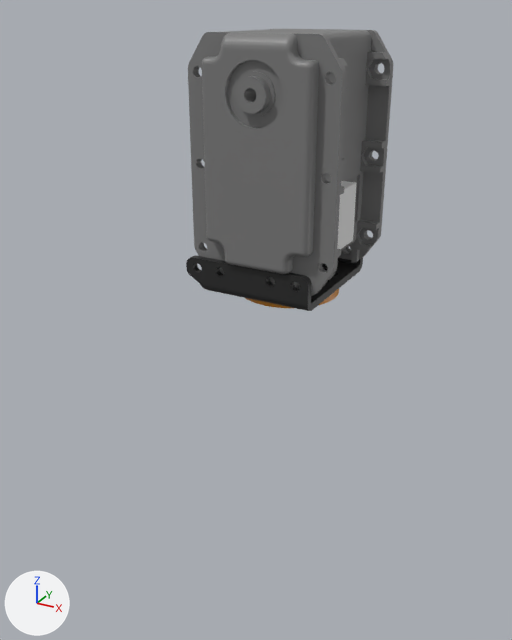
The COLLADA model vector_common/vector_description/meshes/sensors/visual/tilt_actuator.dae as it was, and as the next commit left it.
Rendered twice from a 50 mm camera at (0.0821, -0.1685, 0.018) aimed at (-0.0064, -0.0077, -0.0624). Every picture has the same lights, and +X, +Y and +Z are marked at lower left. Vertices at the same position are counted once.

In view in the first picture: 'tilt_actuator'.
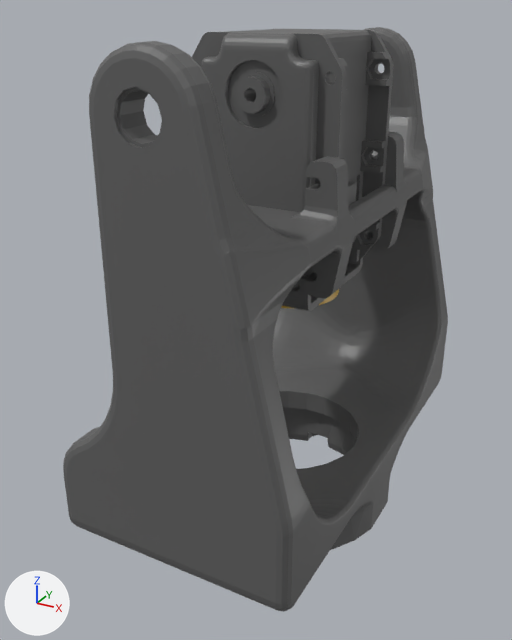
Scene script edits in JSON lines:
```json
{"op": "set", "path": "mat_material_002.base_color", "old": "(0.0203, 0.0203, 0.0203)", "new": "(0.12, 0.12, 0.12)", "note": "black #272727 -> dark grey #616161"}
{"op": "set", "path": "mat_material_003.base_color", "old": "(0.8, 0.8, 0.8)", "new": "(0.64, 0.4, 0.04)", "note": "white #e7e7e7 -> yellow #d1aa38"}
{"block": "me_tilt_actuator", "where": "# used by ob_tilt_actuator; location = (0.0, 0.0, 0.0)"}
{"op": "remove", "block": "me_tilt_actuator", "code": "me_tilt_actuator.from_pydata(...)  # 11054 vertices, 22332 faces; spans x -0.0215..0.0201, y -0.022..0.0205, z -0.055..0.013"}
{"op": "remove", "block": "me_tilt_actuator", "code": "me_tilt_actuator.materials.append(mat_material_004)  # orange #d18512"}
{"op": "add", "block": "me_tilt_actuator", "code": "me_tilt_actuator.from_pydata(...)  # 7854 vertices, 15944 faces; spans x -0.0317..0.0317, y -0.0635..0.0635, z -0.1211..0.013"}
{"block": "me_tilt_actuator", "change": "me_tilt_actuator part 1: a new loose piece of 3584 vertices spanning x -0.0317..0.0317, y -0.0635..0.0635, z -0.1211..0.0127, in mat_material_002 (dark grey #616161)"}
{"block": "me_tilt_actuator", "change": "me_tilt_actuator part 2: 62 vertices moved within x -0.021..0.0144, y -0.0204..0.0203, z -0.0545..0.0122; 7570 vertices removed from x -0.0215..0.0201, y -0.022..0.0205, z -0.055..0.013; 786 vertices added at x -0.0214..0.0152, y -0.022..0.0204, z -0.055..0.0129"}
{"block": "me_tilt_actuator", "change": "me_tilt_actuator part 3: 861 faces spanning x -0.0201..0.0201, y -0.0205..0.019, z -0.052..0.013 switch from mat_material_001 (grey #7c7c7c) to mat_material_002 (dark grey #616161)"}
{"block": "me_tilt_actuator", "change": "me_tilt_actuator part 4: 58 faces spanning x -0.0191..0.0191, y -0.015..-0.0011, z -0.0367..-0.0217 switch from mat_material_003 (white #e7e7e7) to mat_material_002 (dark grey #616161)"}
```

Pixel boxes (x1, y1, x2, y2) of what changed, in the pictures (512 x 640 px):
```json
{"object": "tilt_actuator", "change": "recoloured, reshaped", "before": [186, 29, 393, 311], "after": [63, 27, 448, 612], "on screen": "86% wider, 107% taller"}
{"part": 1, "of": "me_tilt_actuator", "change": "added", "after": [63, 27, 448, 612]}
{"part": 2, "of": "me_tilt_actuator", "change": "cut back", "before": [186, 30, 393, 311], "after": [200, 32, 363, 311]}
{"part": 3, "of": "me_tilt_actuator", "change": "recoloured", "before": [192, 29, 393, 277], "after": [192, 29, 393, 277]}
{"part": 4, "of": "me_tilt_actuator", "change": "recoloured", "before": [337, 181, 356, 249], "after": [348, 182, 356, 205]}
```
